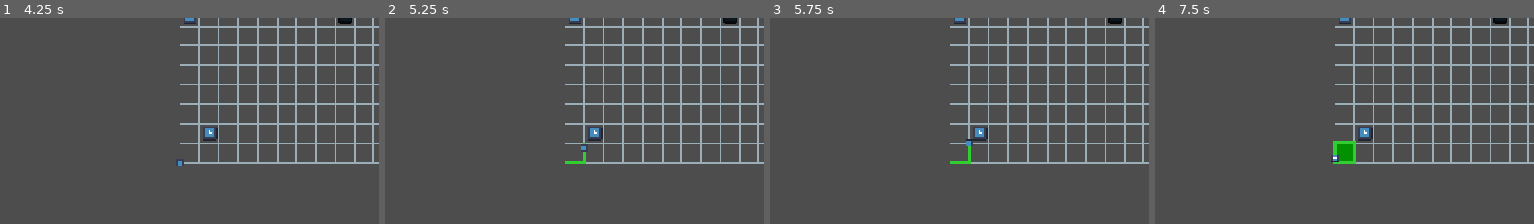
Above: before the commit, frames 1-4 (left to right).
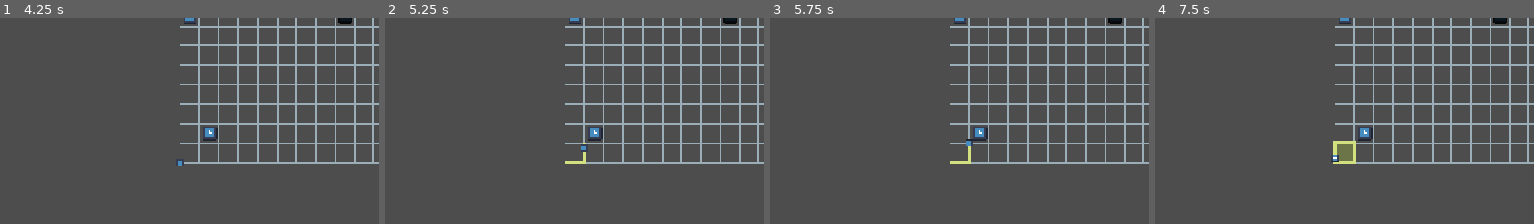
Above: after the commit, the same moments.

Repository: Sooshimi/mould
Game: Godot game, scene res://scenes/main.tscn
Two runs of this game, one before a commit and one after it. Both use one fixed random seed, a clock stepped at 60 frames per second and the inputs below. The engine's default icon, where the game draws it, is replaced by a stand-in: a white triangle on a blue panel in a dark square.
Inputs:
- Up to frame 1 (4.25 s): click "Start game" at 0.5 s; click "Next" at 1.25 s; click "Skip Tutorial" at 2 s; tap Enter at 2.75 s; hold D (right) 2.78-3.53 s; tap Space at 3.5 s; hold S (down) from 3.53 s (still down)
- Up to frame 2 (5.25 s): tap Enter at 4.25 s; release S (down) at 4.28 s; hold D (right) 4.28-5.03 s; tap Space at 5 s; hold W (up) from 5.03 s (still down)
- Up to frame 3 (5.75 s): keep holding W (up)
- Up to frame 4 (7.5 s): tap Enter at 5.75 s; release W (up) at 5.78 s; hold A (left) 5.78-7.28 s; tap Space at 6.5 s; hold S (down) from 7.28 s (still down)
The pictures show only the part of the screen within x 1-51%, y 50-100%; the shares and areas given below are measured in that part.

Frame 1 is identical in both runs. In frame 2, 0.1% of the frame differs, in the area x 47-54%, y 60-71%; in frame 3, 0.1%; in frame 4, 0.6%, in the area x 46-54%, y 59-71%.

Commit message:
update infected cell and slime colour

Diff:
--- a/scenes/cell.tscn
+++ b/scenes/cell.tscn
@@ -21,7 +21,7 @@
 offset_bottom = 16.0
 grow_horizontal = 2
 grow_vertical = 2
-color = Color(0, 0.564706, 0, 1)
+color = Color(0.71387357, 0.8350781, 0.2347951, 0.3)
 
 [node name="Top" type="Area2D" parent="." groups=["cell"]]
 position = Vector2(0, -4)
--- a/scripts/slime_path.gd
+++ b/scripts/slime_path.gd
@@ -9,4 +9,4 @@
 
 func _draw() -> void:
 	if point_list.size() > 0:
-		draw_polyline(point_list, Color.LIME_GREEN, LINE_WIDTH)
+		draw_polyline(point_list, Color("#d3e07F"), LINE_WIDTH)
